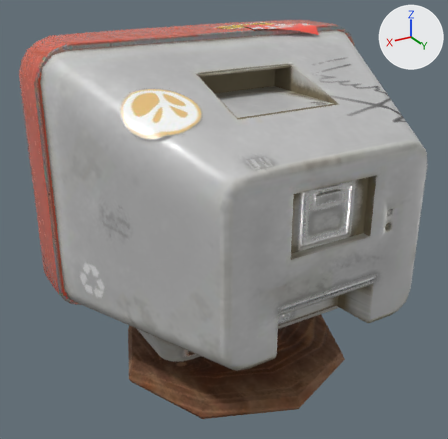
What one commit did to the glTF model chapter5_new/examples/assets/models/gltf/tv.glb.
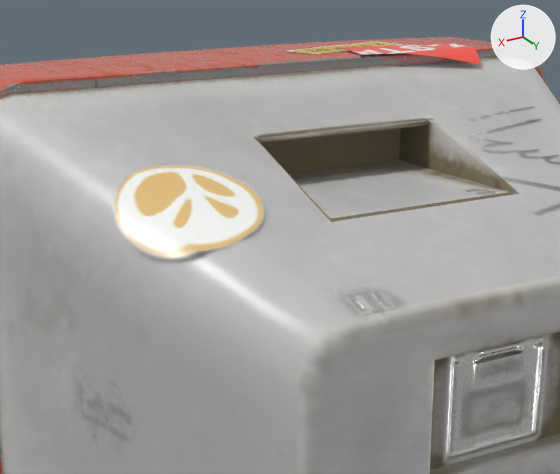
Old and new are each drawn whole from a camera (50 mm lens) standing at (94.0, 79.9, 40.5) and looking at (42.2, -6.4, -2.7) and again close up on the part from 13% to 81% of the width and 0% to 58% of the height. Arrows for +X, +Y and +Z are at upper right; the lights stay in place. Where no turn or scale is listed for an object, it has been applied to the vertices. Vertices at the same position are counted once.

In view in the first close-up: 'TV_Solo.001'.
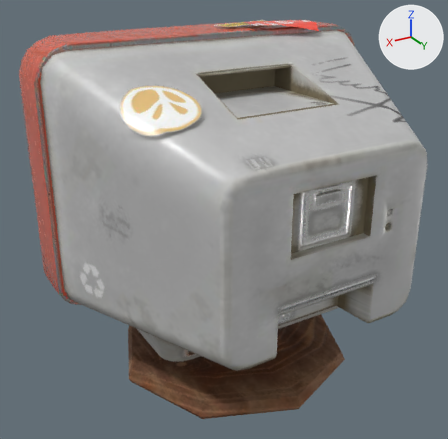
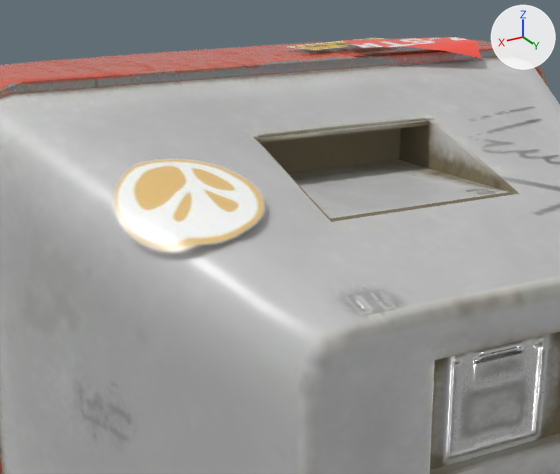
Where the newer file only moved an object's origin or applied its transform, the numbers keep the older frame.

Edits to the bpy script that builds the scene:
```text
Change me_tv_solo:
    where me_tv_solo.from_pydata(...)  # 5554 vertices, 10940 faces; spans x -31.3..31.3, y -24.7..24.7, z -30.0..30.0
    used by ob_tv_solo_001; location = (39.3, -5.33, -1.61)
    me_tv_solo part 1: the loose piece of 25 vertices spanning x 10.6..26.3, y 1.7..15.7, z 17.5..25.2 is deleted
    me_tv_solo part 2: the loose piece of 16 vertices spanning x -21.1..-7.6, y -13.7..-5.9, z 28.4..30.0 is deleted
    me_tv_solo part 3: the loose piece of 9 vertices spanning x -17.0..-2.9, y -18.8..-10.1, z 29.8 is deleted
Add me_3_tv_stickers:
    me_3_tv_stickers.from_pydata(...)  # 50 vertices, 58 faces; spans x -21.1..26.3, y -18.8..15.7, z 17.7..30.3
    me_3_tv_stickers.materials.append(mat_defaultmaterial)
Add ob_3_tv_stickers_001:
    ob_3_tv_stickers_001 = bpy.data.objects.new('3_TV_Stickers.001', me_3_tv_stickers)
    ob_3_tv_stickers_001.location = (39.3, -5.33, -1.29)
```

Where the change shows, as pixel boxes (x1, y1, x2, y2) in the close-ups (560 x 474 px):
'3_TV_Stickers.001', added: after (114, 37, 481, 252)
part 1 of me_tv_solo, deleted: before (114, 165, 264, 258)
part 2 of me_tv_solo, deleted (red): before (341, 44, 481, 65)
part 3 of me_tv_solo, deleted (yellow): before (288, 42, 402, 54)
